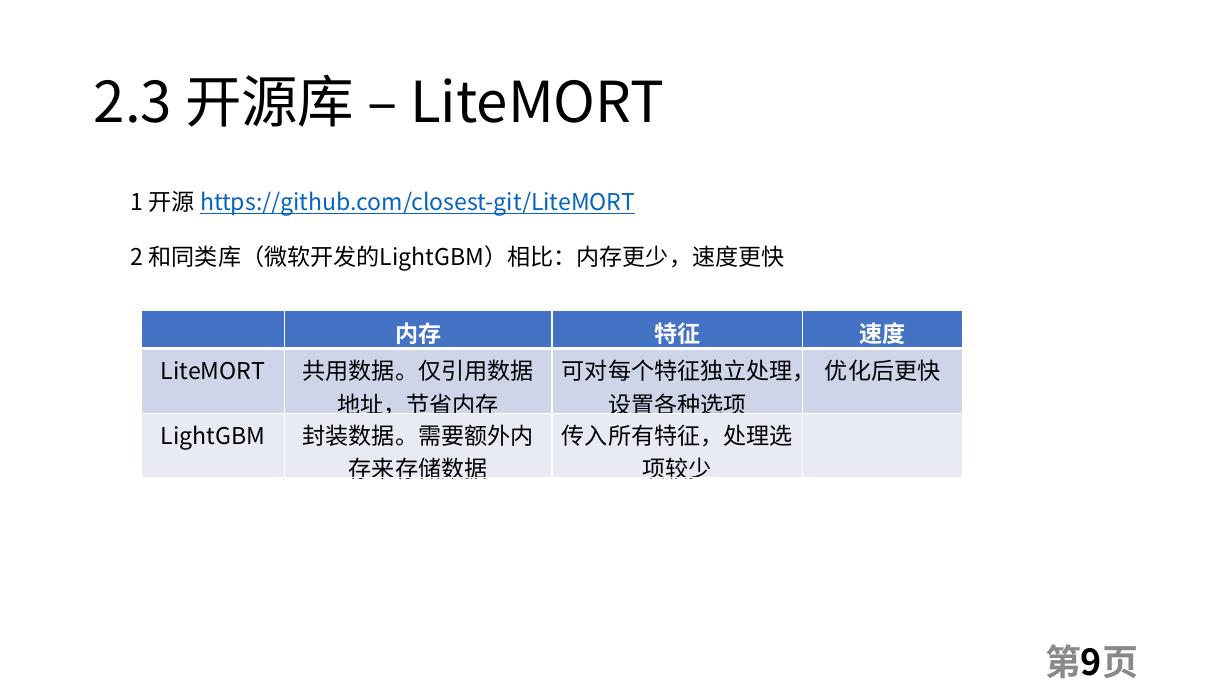
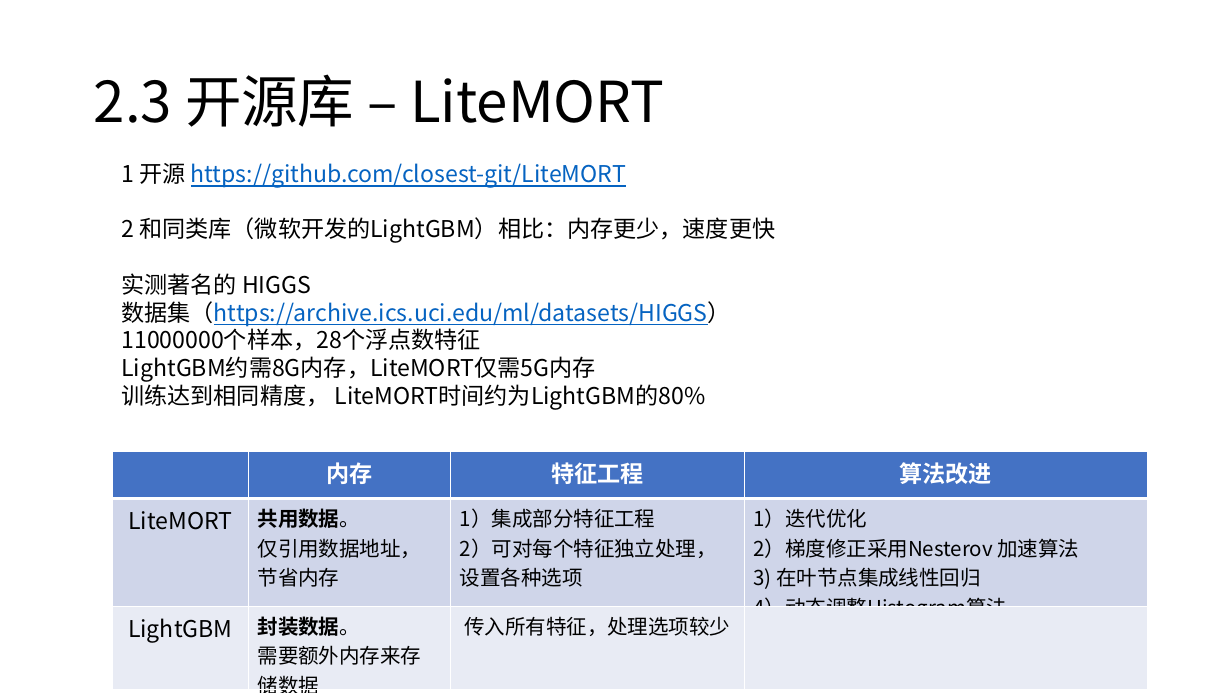
Before and after one commit to closest-git/POCTx, a slide deck: slide 9 of 机器学习在医疗检测上的应用.pptx. Drawn at 1232x693 pixels with LibreOffice and Linux fonts; fonts in the diff are those of the drawing. Boxes give left, top, right and bottom in pixels: in the first picture for what was removed or moved away, otherwise in the second. Text is boxed around its words. In the diff, an @@ line names an element or a change of style, - is before the commit and + after.

```diff
--- a/机器学习在医疗检测上的应用.pptx
+++ b/机器学习在医疗检测上的应用.pptx
@@ text "1 开源 https://github.com/closest-git/LiteMORT": place and size @@
-text "1 开源 https://github.com/closest-git/LiteMORT" at box(131, 191, 785, 271)
+text "1 开源 https://github.com/closest-git/LiteMORT" at box(121, 163, 775, 409)
@@ text at box(121, 273, 731, 409): paragraphs added @@
+实测著名的 HIGGS 数据集（https://archive.ics.uci.edu/ml/datasets/HIGGS）
+11000000个样本，28个浮点数特征
+LightGBM约需8G内存，LiteMORT仅需5G内存
+训练达到相同精度， LiteMORT时间约为LightGBM的80%
@@ table at box(113, 452, 1148, 689) @@
-row 1, column 3: 特征
+row 1, column 3: 特征工程
-row 1, column 4: 速度
+row 1, column 4: 算法改进
-row 2: LiteMORT | 共用数据。仅引用数据地址，节省内存 | 可对每个特征独立处理，设置各种选项 | 优化后更快
+row 2: LiteMORT | 共用数据。 / 仅引用数据地址，节省内存 | 1）集成部分特征工程 / 2）可对每个特征独立处理，设置各种选项 | 1）迭代优化 / 2）梯度修正采用Nesterov 加速算法 / 3) 在叶节点集成线性回归 / 4）动态调整Histogram算法
-row 3, column 2: 封装数据。需要额外内存来存储数据
+row 3, column 2: 封装数据。 / 需要额外内存来存储数据
@@ size 18 to 16 pt in "传入所有特征，处理选项较少" @@
@@ table: place and size @@
-table at box(141, 311, 963, 483)
+table at box(113, 452, 1148, 689)
```
Also in this commit, not shown: 2 other files.
